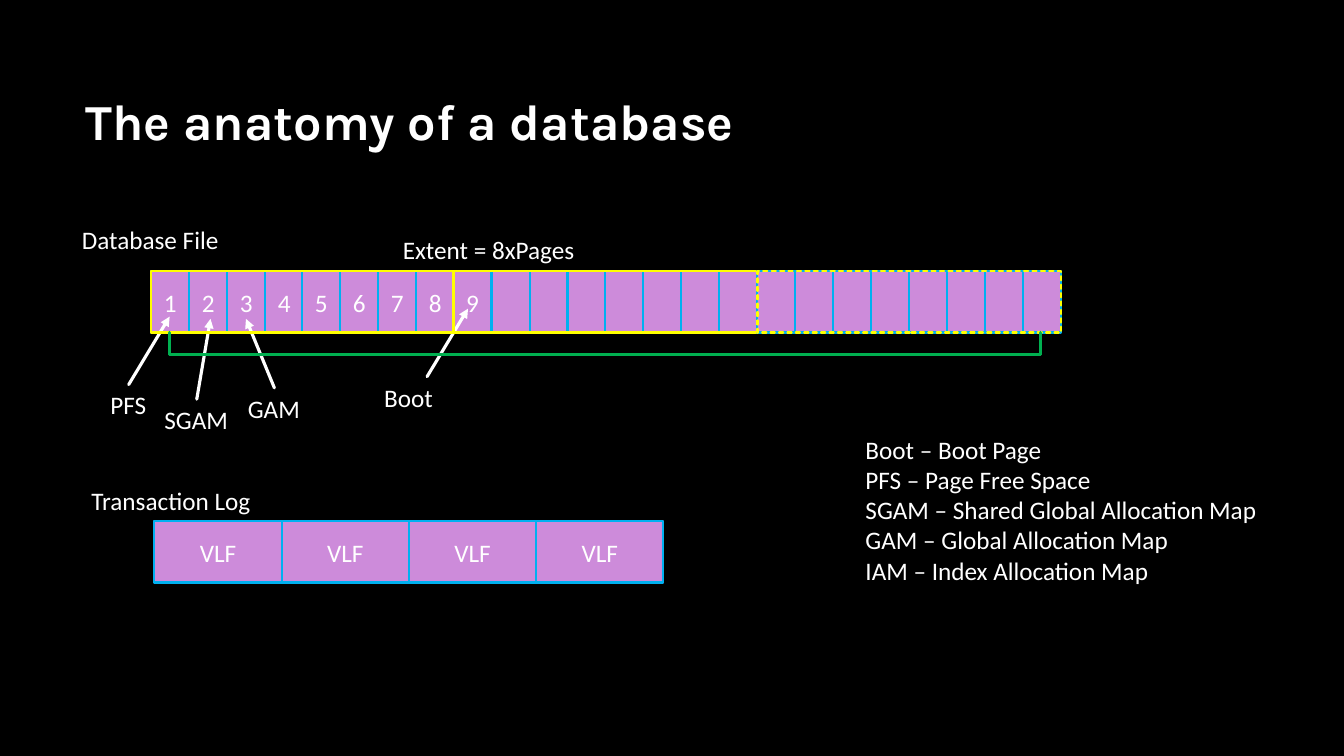
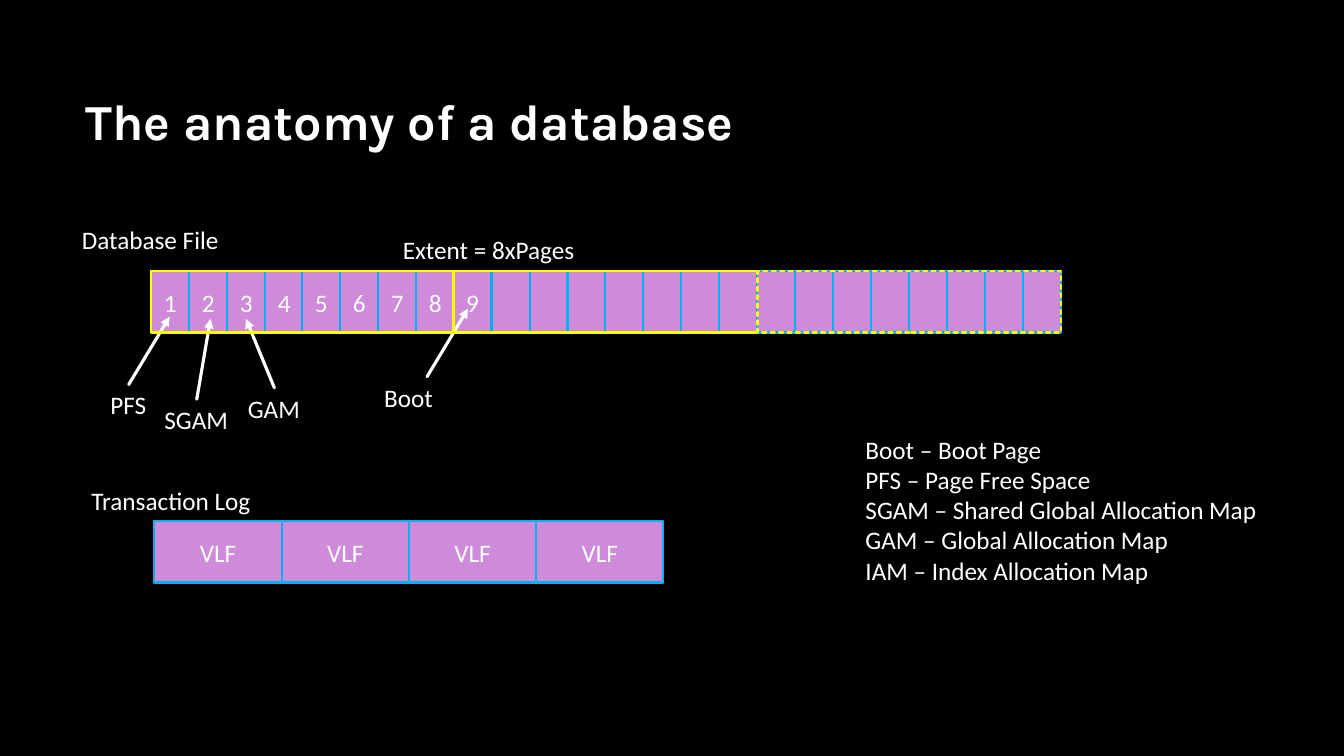
Before and after one commit to sabinio/SQLTraining, a slide deck: slide 8 of Slides/1. Logging.pptx (slide 5 before the commit). Drawn at 1344x756 pixels with LibreOffice and Linux fonts; fonts in the diff are those of the drawing; background and template pictures are left out. Boxes give left, top, right and bottom in pixels: in the first picture for what was removed or moved away, otherwise in the second. Text is boxed around its words. In the diff, an @@ line names an element or a change of style, - is before the commit and + after.

Commit message:
Updated SLide Deck

```diff
--- a/Slides/1. Logging.pptx
+++ b/Slides/1. Logging.pptx
@@ line removed from (169, 333) to (169, 355) @@
@@ line removed from (169, 355) to (1041, 355) @@
@@ line removed from (1041, 355) to (1041, 333) @@
```
Also in this commit, not shown: 1 other slide changed, 3 slides added.
